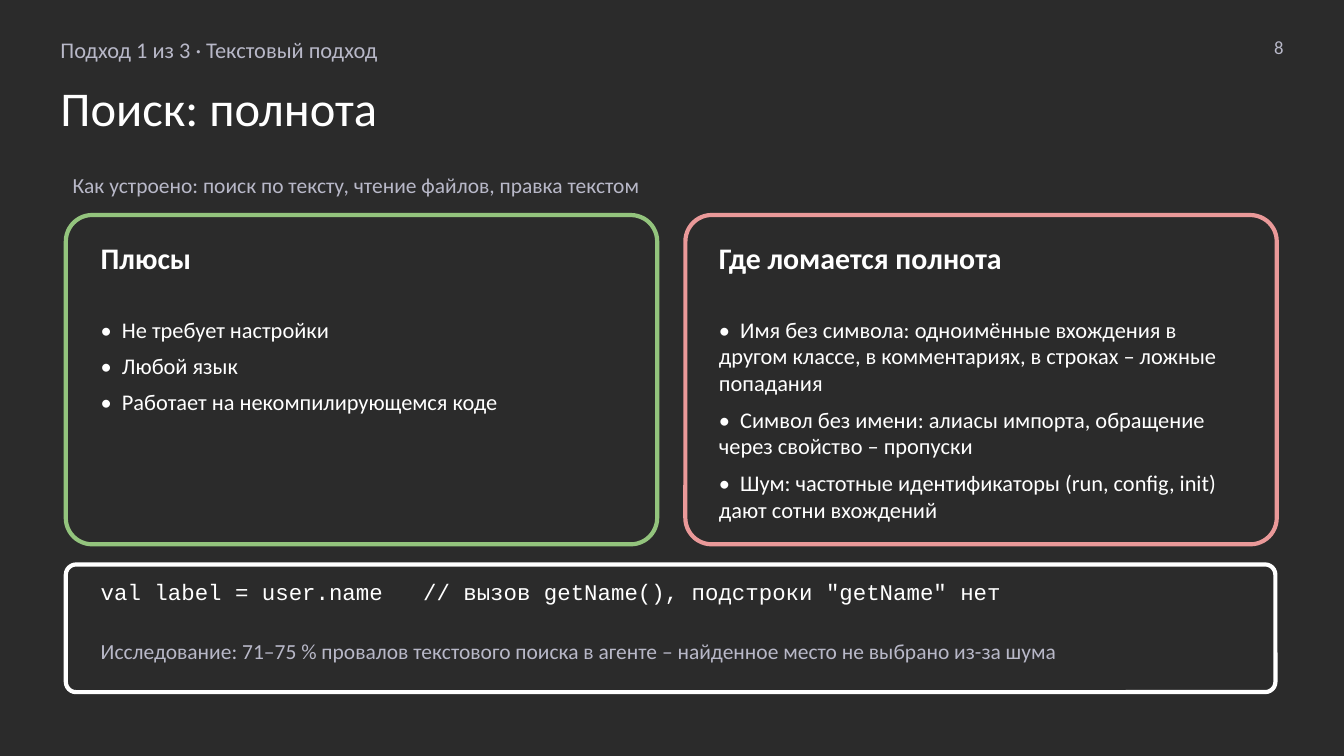
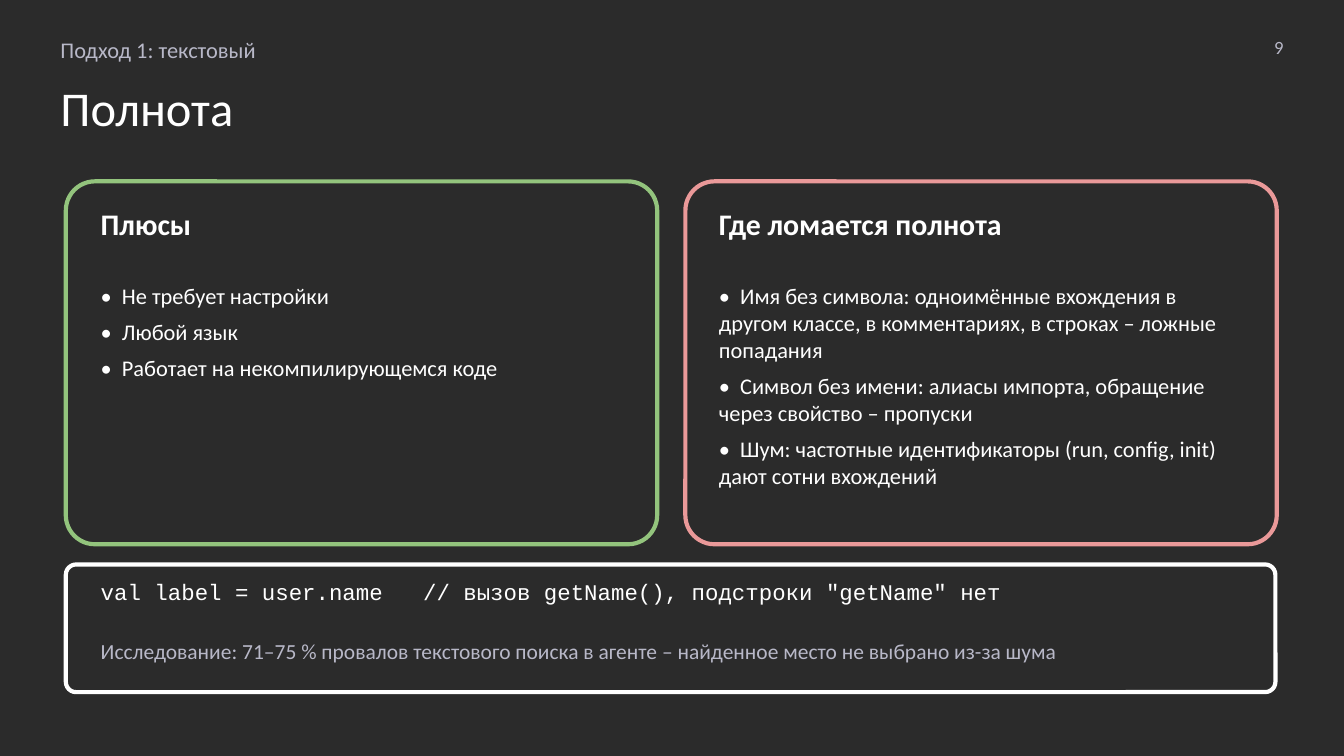
Before and after one commit to MchKosticyn/ide-refactoring-in-ai-agents, a slide deck: slide 9 of Доклад_ Рефакторинг в ИИ-агентах.pptx (slide 8 before the commit). Drawn at 1344x756 pixels with LibreOffice and Linux fonts; fonts in the diff are those of the drawing; background and template pictures are left out; a plain dark background stands for a picture behind light text. Boxes give left, top, right and bottom in pixels: in the first picture for what was removed or moved away, otherwise in the second. Text is boxed around its words. In the diff, an @@ line names an element or a change of style, - is before the commit and + after.

```diff
--- a/Доклад_ Рефакторинг в ИИ-агентах.pptx
+++ b/Доклад_ Рефакторинг в ИИ-агентах.pptx
@@ text at bbox=[60, 43, 256, 62]: text changed @@
-Подход 1 из 3 · Текстовый подход
+Подход 1: текстовый
@@ text at bbox=[1274, 42, 1283, 54]: text changed @@
-8
+9
@@ text at bbox=[60, 95, 233, 127]: text changed @@
-Поиск: полнота
+Полнота
@@ text removed at bbox=[73, 178, 640, 197] @@
-Как устроено: поиск по тексту, чтение файлов, правка текстом
@@ rounded rectangle: place and size @@
-rounded rectangle at bbox=[66, 215, 657, 544]
+rounded rectangle at bbox=[66, 181, 657, 544]
@@ text "Плюсы": place and size @@
-text "Плюсы" at bbox=[101, 249, 191, 270]
+text "Плюсы" at bbox=[101, 215, 191, 236]
@@ rounded rectangle: place and size @@
-rounded rectangle at bbox=[685, 215, 1277, 544]
+rounded rectangle at bbox=[685, 181, 1277, 544]
@@ text "Где ломается полнота": place and size @@
-text "Где ломается полнота" at bbox=[719, 249, 1001, 274]
+text "Где ломается полнота" at bbox=[719, 215, 1001, 240]
@@ text "• Не требует настройки": place and size @@
-text "• Не требует настройки" at bbox=[122, 323, 498, 414]
+text "• Не требует настройки" at bbox=[122, 289, 498, 380]
@@ text "• Имя без символа: одноимённые ..." rewrapped from bbox=[719, 323, 1216, 495] to bbox=[719, 289, 1216, 488] @@
```
Also in this commit, not shown: 22 other slides changed, 2 slides added, 4 slides removed, 2 other files.
